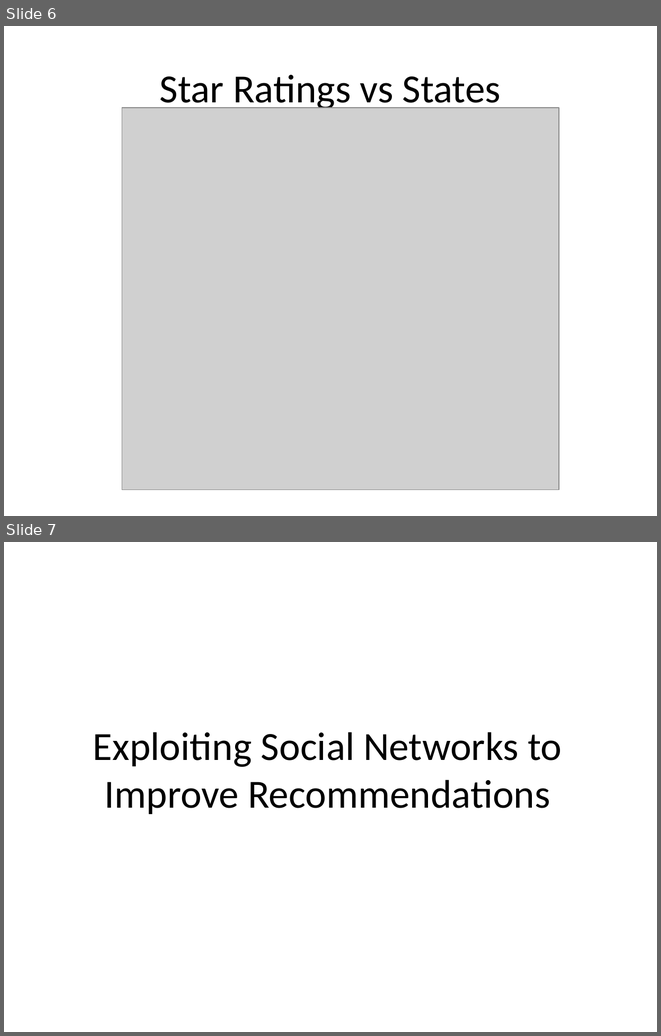
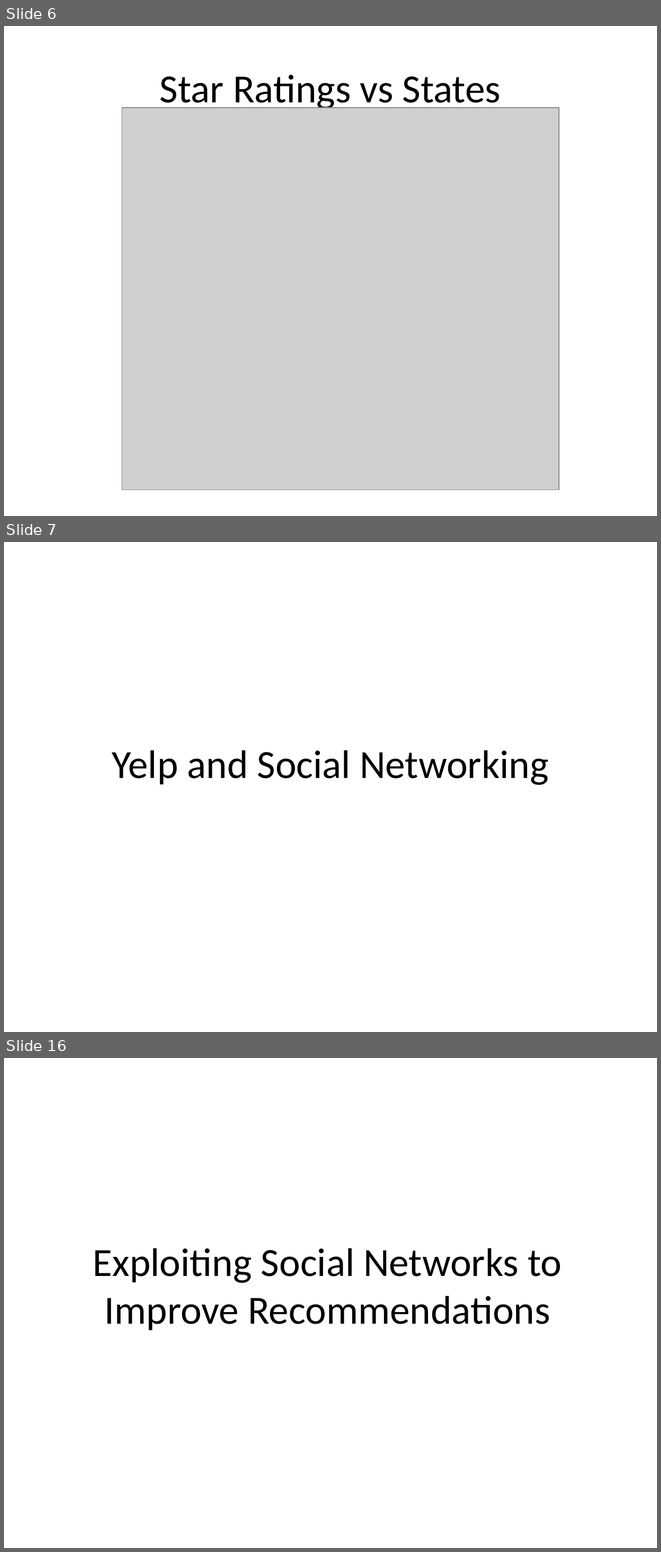
Before and after one commit to conan2014/ModelingSocialDataProject, a slide deck: Conan_Jeff_Presentation.pptx. Shown one above the other, each under a label of ours: slides 6 and 7 before the commit, slides 6, 7 and 16 after it; the slides between them are not shown. The pictures are 661x1036 and 661x1552 pixels, drawn with LibreOffice and Linux fonts; fonts in the diff are those of the drawing; grey boxes stand for pictures. Boxes give left, top, right and bottom in pixels: in the first picture for what was removed or moved away, otherwise in the second. Text is boxed around its words. In the diff, an @@ line names an element or a change of style, - is before the commit and + after.

```diff
--- a/Conan_Jeff_Presentation.pptx
+++ b/Conan_Jeff_Presentation.pptx
@@ slide 7 added at (x1=4, y1=542, x2=657, y2=1032), background #FFFFFF @@
@@ title added at (x1=112, y1=750, x2=548, y2=785), 44 pt, text #000000 @@
+Yelp and Social Networking
@@ what was slide 7 is now slide 16 @@
```
Also in this commit, not shown: 8 other slides added, 2 other files.
